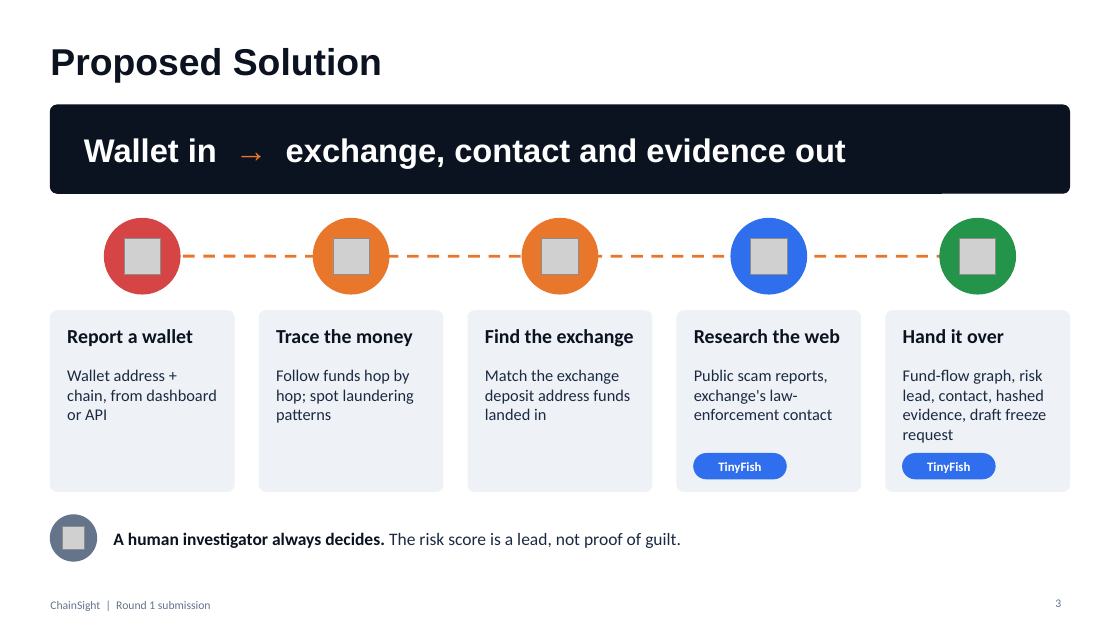
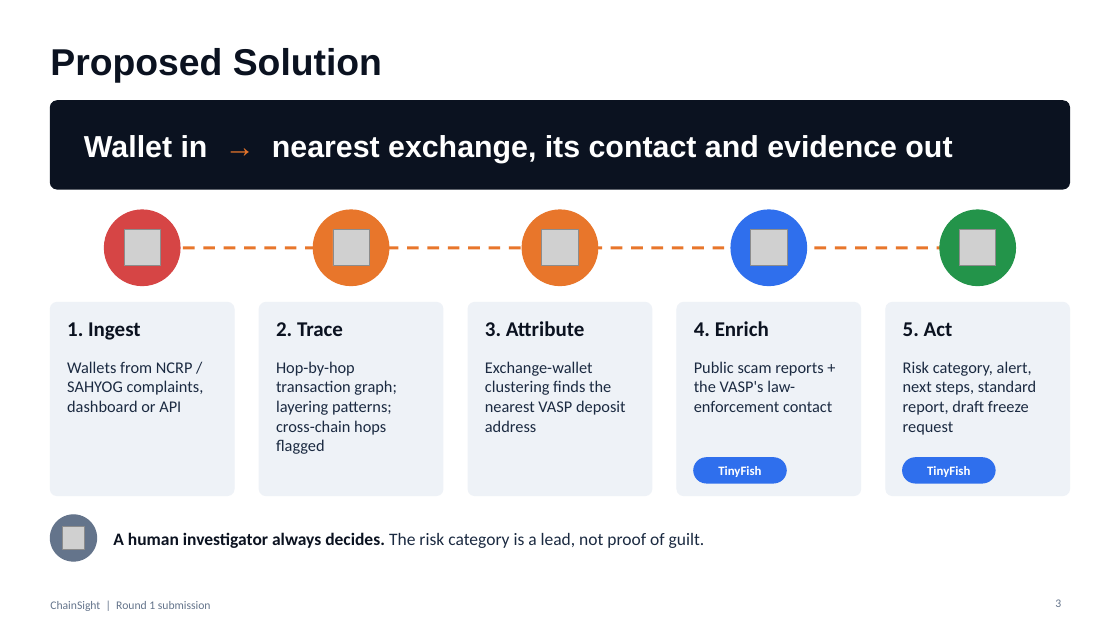
Before and after one commit to sharmaayush2506/ChainSight, a slide deck: slide 3 of docs/pitch/ChainSight_Round1_9slides.pptx. Drawn at 1120x630 pixels with LibreOffice and Linux fonts; fonts in the diff are those of the drawing; grey boxes stand for pictures. Boxes give left, top, right and bottom in pixels: in the first picture for what was removed or moved away, otherwise in the second. Text is boxed around its words. In the diff, an @@ line names an element or a change of style, - is before the commit and + after.

```diff
--- a/docs/pitch/ChainSight_Round1_9slides.pptx
+++ b/docs/pitch/ChainSight_Round1_9slides.pptx
@@ rounded rectangle moved from (x1=50, y1=105, x2=1070, y2=193) to (x1=50, y1=101, x2=1070, y2=189) @@
@@ text at (x1=84, y1=135, x2=952, y2=163): text changed; size 28 to 26 pt @@
-Wallet in → exchange, contact and evidence out
+Wallet in → nearest exchange, its contact and evidence out
@@ 5 pictures, 5 ellipses, 1 line moved together from (x1=104, y1=218, x2=1016, y2=294) to (x1=104, y1=210, x2=1016, y2=286) @@
@@ rounded rectangle resized from (x1=50, y1=311, x2=234, y2=492) to (x1=50, y1=302, x2=234, y2=496) @@
@@ text at (x1=67, y1=322, x2=141, y2=340): text changed; size 17 to 18 pt @@
-Report a wallet
+1. Ingest
@@ rounded rectangle resized from (x1=260, y1=311, x2=444, y2=492) to (x1=260, y1=302, x2=444, y2=496) @@
@@ text at (x1=276, y1=322, x2=343, y2=336): text changed; size 17 to 18 pt @@
-Trace the money
+2. Trace
@@ rounded rectangle resized from (x1=468, y1=311, x2=652, y2=492) to (x1=468, y1=302, x2=652, y2=496) @@
@@ text at (x1=485, y1=321, x2=585, y2=336): text changed; size 17 to 18 pt @@
-Find the exchange
+3. Attribute
@@ rounded rectangle resized from (x1=677, y1=311, x2=861, y2=492) to (x1=677, y1=302, x2=861, y2=496) @@
@@ text at (x1=694, y1=321, x2=769, y2=336): text changed; size 17 to 18 pt @@
-Research the web
+4. Enrich
@@ rounded rectangle resized from (x1=886, y1=311, x2=1070, y2=492) to (x1=886, y1=302, x2=1070, y2=496) @@
@@ text at (x1=903, y1=322, x2=953, y2=336): text changed; size 17 to 18 pt @@
-Hand it over
+5. Act
@@ text at (x1=67, y1=361, x2=204, y2=412): text changed @@
-Wallet address + chain, from dashboard or API
+Wallets from NCRP / SAHYOG complaints, dashboard or API
@@ text at (x1=276, y1=361, x2=396, y2=454): text changed @@
-Follow funds hop by hop; spot laundering patterns
+Hop-by-hop transaction graph; layering patterns; cross-chain hops flagged
@@ text at (x1=485, y1=361, x2=626, y2=432): text changed @@
-Match the exchange deposit address funds landed in
+Exchange-wallet clustering finds the nearest VASP deposit address
@@ text at (x1=694, y1=361, x2=832, y2=412): text changed @@
-Public scam reports, exchange's law-enforcement contact
+Public scam reports + the VASP's law-enforcement contact
@@ text at (x1=903, y1=361, x2=1036, y2=435): text changed @@
-Fund-flow graph, risk lead, contact, hashed evidence, draft freeze request
+Risk category, alert, next steps, standard report, draft freeze request
@@ 2 texts, 2 rounded rectangles moved together from (x1=694, y1=454, x2=996, y2=479) to (x1=694, y1=458, x2=996, y2=483) @@
@@ text at (x1=113, y1=532, x2=705, y2=548): text changed @@
-A human investigator always decides. The risk score is a lead, not proof of guilt.
+A human investigator always decides. The risk category is a lead, not proof of guilt.
```
Also in this commit, not shown: 4 other slides changed, 2 slides added, 2 slides removed, 1 other file.
